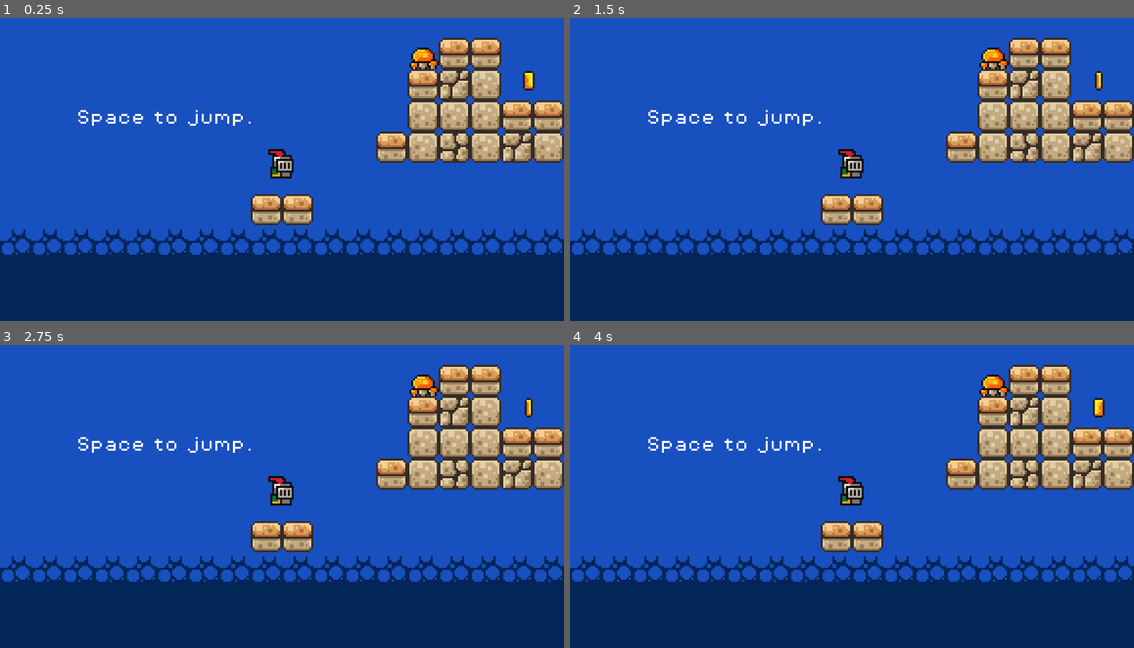
Above: before the commit, frames 1-4 (two rows, left to right).
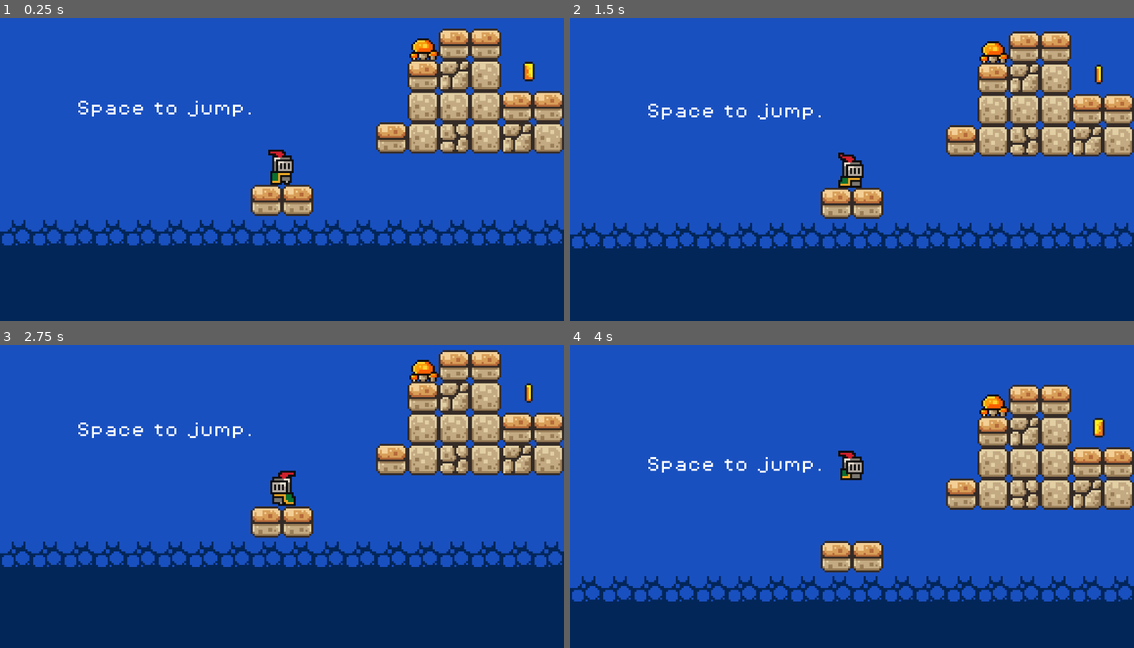
Above: after the commit, the same moments.

Repository: raweggyolk/Final-Project
Game: Godot game, scene res://game.tscn
Same seed, same stepped clock (60 frames per second), same inputs: the game is played once before the commit and once after it.
Inputs:
- Up to frame 1 (0.25 s): no input
- Up to frame 2 (1.5 s): hold D (move_right) from 0.53 s (still down); tap Space (Jump) at 0.77 s
- Up to frame 3 (2.75 s): tap Space (Jump) at 1.52 s; release D (move_right) at 2.03 s; hold A (move_left) from 2.03 s (still down)
- Up to frame 4 (4 s): release A (move_left) at 2.78 s; hold D (move_right) from 2.78 s (still down); tap Space (Jump) at 3.02, 3.77 s

The runs differ from the first frame. In frame 1, 17% of the frame differs, in the area x 0-100%, y 3-79%; in frame 2, 15%; in frame 3, 18%; in frame 4, 21%, in the area x 0-100%, y 6-85%.
Error before the commit: Parse Error: Function "handle_acceleration()" not found in base self. (res://player.gd:40)

Commit message:
Movement Fail #2

Diff:
--- a/player.gd
+++ b/player.gd
@@ -6,7 +6,6 @@
 const FRICTION = 1000.0
 const JUMP_VELOCITY = -300.0
 
-# Get the gravity from the project settings to be synced with RigidBody nodes.
 var gravity = ProjectSettings.get_setting("physics/2d/default_gravity")
 
 @onready var animated_sprite = $AnimatedSprite2D
@@ -16,13 +15,16 @@
 func _physics_process(delta):
 	apply_gravity(delta)
 	handle_jump()
+	var input_axis = Input.get_axis("move_left", "move_right")
+	handle_acceleration(input_axis, delta)
+	apply_friction(input_axis, delta)
+	move_and_slide()
 
 
 	var was_on_floor = is_on_floor()
 	var just_left_ledge = was_on_floor and not is_on_floor() and velocity.y >= 0
 	if just_left_ledge:
 		coyote_timer.start()
-	var input_axis = Input.get_axis("move_left", "move_right")
 
 	if input_axis > 0:
 		animated_sprite.flip_h = false
@@ -37,10 +39,6 @@
 	else:
 		animated_sprite.play("jump")
 
-	handle_acceleration(input_axis, delta)
-	apply_friction(input_axis, delta)
-	move_and_slide()
-
 func apply_gravity(delta):
 	if not is_on_floor():
 		velocity.y += gravity * delta
@@ -54,6 +52,10 @@
 		if Input.is_action_just_released("Jump") and velocity.y < JUMP_VELOCITY / 2:
 			velocity.y =JUMP_VELOCITY / 2
 
+func handle_acceleration(input_axis, delta):
+	if input_axis != 0:
+		velocity.x = move_toward(velocity.x, 0, FRICTION * delta)
+
 func apply_friction(input_axis, delta):
 	if input_axis == 0:
 		velocity.x = move_toward(velocity.x, 0, FRICTION * delta)
